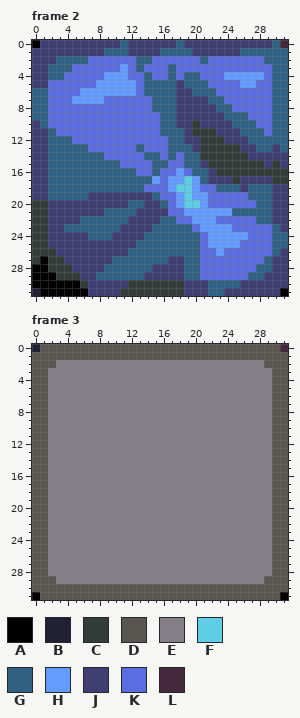
File history of a pixel-art file, sprites/tile.aseprite. The picture above is the old version.
32x32 pixels, 3 frames. Shown: frame 2, frame 3.
Palette (. is transparent): A #000000  B #222034  C #323c39  D #595652  E #847e87  F #5fcde4  G #306082  H #639bff  J #3f3f74  K #5b6ee1  L #45283c
Pixels before, frame 2, first column x 0:
 0 AJJJJJJJJJJGJJJJJJGJJJJJJJJJJJGL
 1 JJJJJJJJJGGGJJJJGGGGJJJJJJGGGGGG
 2 JJJGGGGKKKKKKGGKKKKKKGKKKKKKKGGG
 3 JJGGGKKKKKKHKGKKKGKKKKKKKKKKKKGG
 4 JJGGKKKKKHHHKKGKKGKGGKKKHHHHHKGG
 5 JJKKKKKKHHHHHKGGGGJGGGKKKKHHKKGG
 6 GGKKKKHHHHHHHKGGGGJJGGGKKKKKKKGG
 7 GGKKKHHHHKKKKKKGGGJJJJGGKKKKKKGG
 8 GGKKKKKKKKKKKKKGGGJJJJJGGKKKKKGG
 9 GGKKKKKKKKKKKKKKGGJJJJJJGGGKKKGG
10 JGKKKKKKKKKKKKKKGGJJCJJJJGGGKKGG
11 JJGKKKKKKKKKKKKKGGGJCCCJJJGGGKGG
12 JJGGGKKKKKKKKKKKKGGJJCCCJJJGGGGG
13 JJGGGGGKKKKKKGKKKGGGJCCCCCJJGGJG
14 JJGGGGGGGKKKKKGGKGKGGCCCCCCJJJJJ
15 JJGGGGGGGGGKKKKGGKKGGJCCCCCCCJCJ
16 JJGGGGGGGGGGGKKGKKHKGGJCCCCCCCCC
17 JJGGGGGGGGGGGGGHKHHFHGJJJCJJJJCC
18 JJGGGGGGGGGGGGKKKHFFHKKGGGJGGGJJ
19 JJGGGGGJJJJJJJJGKKHFHHKKKKKGGGJJ
20 CCJJJJJJJJJJGGJJGKHFFHKKKKKKGGJJ
21 CCJJJJJJJGGGGJJJJKKHHHHHHGGGGGJJ
22 CCJJJJGGGGGGJJJJGGKKHHHKKKKKGGJJ
23 CCJJGGGGGGGJJJJGGGGGKHHHHKKKKKGJ
24 CCJJJJJGGGJJJJGGGGGGGKHHHHHKKKGG
25 CCJJJJJJJJJJJGGGGGGGGKHHHHKKKKGG
26 CCCJJJJJJJJJGGGGGGGGGKKHKKKKKKGJ
27 CACCJJJJJJGGGGGGGJJGGKKKKKKKKGJJ
28 AACCCJJJJGGGGGGJJJJGGKKKKKKKGGJJ
29 AAACCCJJGGGGGGJJJJJGGKKKKKKGGJJJ
30 AAAAAACJJJJJCCCCCCCJJJGGGGJJJJJJ
31 BAAAAAAJJJJCCCCCCCCJJJGGJJJJJJJA
Pixels before, frame 3, first column x 0:
 0 BDDDDDDDDDDDDDDDDDDDDDDDDDDDDDDL
 1 DDDDDDDDDDDDDDDDDDDDDDDDDDDDDDDD
 2 DDDEEEEEEEEEEEEEEEEEEEEEEEEEEDDD
 3 DDEEEEEEEEEEEEEEEEEEEEEEEEEEEEDD
 4 DDEEEEEEEEEEEEEEEEEEEEEEEEEEEEDD
 5 DDEEEEEEEEEEEEEEEEEEEEEEEEEEEEDD
 6 DDEEEEEEEEEEEEEEEEEEEEEEEEEEEEDD
 7 DDEEEEEEEEEEEEEEEEEEEEEEEEEEEEDD
 8 DDEEEEEEEEEEEEEEEEEEEEEEEEEEEEDD
 9 DDEEEEEEEEEEEEEEEEEEEEEEEEEEEEDD
10 DDEEEEEEEEEEEEEEEEEEEEEEEEEEEEDD
11 DDEEEEEEEEEEEEEEEEEEEEEEEEEEEEDD
12 DDEEEEEEEEEEEEEEEEEEEEEEEEEEEEDD
13 DDEEEEEEEEEEEEEEEEEEEEEEEEEEEEDD
14 DDEEEEEEEEEEEEEEEEEEEEEEEEEEEEDD
15 DDEEEEEEEEEEEEEEEEEEEEEEEEEEEEDD
16 DDEEEEEEEEEEEEEEEEEEEEEEEEEEEEDD
17 DDEEEEEEEEEEEEEEEEEEEEEEEEEEEEDD
18 DDEEEEEEEEEEEEEEEEEEEEEEEEEEEEDD
19 DDEEEEEEEEEEEEEEEEEEEEEEEEEEEEDD
20 DDEEEEEEEEEEEEEEEEEEEEEEEEEEEEDD
21 DDEEEEEEEEEEEEEEEEEEEEEEEEEEEEDD
22 DDEEEEEEEEEEEEEEEEEEEEEEEEEEEEDD
23 DDEEEEEEEEEEEEEEEEEEEEEEEEEEEEDD
24 DDEEEEEEEEEEEEEEEEEEEEEEEEEEEEDD
25 DDEEEEEEEEEEEEEEEEEEEEEEEEEEEEDD
26 DDEEEEEEEEEEEEEEEEEEEEEEEEEEEEDD
27 DDEEEEEEEEEEEEEEEEEEEEEEEEEEEEDD
28 DDEEEEEEEEEEEEEEEEEEEEEEEEEEEEDD
29 DDDEEEEEEEEEEEEEEEEEEEEEEEEEEDDD
30 DDDDDDDDDDDDDDDDDDDDDDDDDDDDDDDD
31 ADDDDDDDDDDDDDDDDDDDDDDDDDDDDDDA
Once edited:
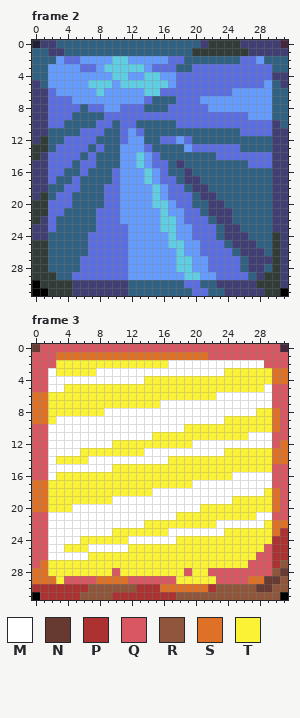
Colours new in this view: M #ffffff  N #663931  P #ac3232  Q #d95763  R #8f563b  S #df7126  T #fbf236
The author wrote: gold block
Change:
Changed rows in their new state; - is an unchanged pixel.
Frame 2:
first column x 0:
 0 B--GGGGGGGG-GGGGGG-GG-CCCC----J-
 1 GG--GGGGG---GGGG----CCCCCCCJJJJJ
 2 GGGHKKHHHHFFHHHHH--GG-GGGG--H---
 3 GGHHHH--HFFFFFH--KGG------------
 4 GGHHHHHHH-FFHHFFHH-KK---KKKKK-JJ
 5 -GHHHHHFFF-FFFFFFHKKKK----KK-H-J
 6 JJ-HHH--F----HFFKKKKKKK--HHHHH--
 7 JJ-------HHHHH----KKKHHHHHHHHH--
 8 JJ----G--HH---G--KKKKKHHHHHHHH--
 9 JJ---GGGG-------KKKKKKKKKKKHHH--
10 -J--GGGG--G--GGG--KKKKKKKKKK--J-
11 ---GGG---GG-H-GG---GGGGGGGKKK-JJ
12 -C--K---GGG-HHGG-KHKGGGGGGG---JJ
13 CC-KKKKG-GGHHH-GG--HKKKKKKGG---J
14 C-KKKK-K-GGHHFHKG-G--GGKKKKKKK--
15 --KKK-KK---HHFHKKGJ--GGGGGGKKKJ-
16 --KK--K---KHHHFH-GGJ--GGGGGGGGJJ
17 --K--K----KHHHF--KGJJ-GGGGGGGGJJ
18 ----KK---KKHHHHFHKKGJJG---G-----
19 -C-KK--GGKKHHHHFH-KKGJJGGGG-----
20 --KKKGGGGKKHHHHFFHKKGGJJGGGG----
21 --KKGGGGKKKHHHHHFHHKKGJJJ-------
22 -JKGGG--KKKHHHHHFFH-KKGJJGGG----
23 JJKG----KKKKHHHHFFHH-KKGJJGGGGJ-
24 JJGGGGGKKKKKHHHHHFHHK-KGJJJGGGCJ
25 --GGGGGKKKKKHHHHHFFHH-KKGJJJGGCJ
26 --GGGGGKKKKKHHHHHHFHH--K-GJJJGC-
27 -CGGGGKKKKKKHHHHHHFFHH----GJJJC-
28 CCGGGGKKKKKKHHHHHHFFHH----GJJ-C-
29 CCCGGKKKKKKKHHHHHHHFFHH-----JCC-
30 -CCCCJJ-----GGGGGGGKKG-JJJ--CCC-
31 A-CCCJJ----JGGGGGGGGKK-------CC-
Frame 3:
first column x 0:
 0 NQQQQQQQQQQQQQQQQQQQQQQQQQQQQQQ-
 1 QQQSSSSSSSSSSSSSSSSSSSQQQQQQQQQQ
 2 QQQTTTTTTTTTTTTTTMMMMMMMMMMMMQQQ
 3 QQMTTTTTMMMMMMMMMMMMMMMMTTTTTTSS
 4 QQMMMMMMMMMMMMTTTTTTTTTTTTTTTTSS
 5 QQMMTTTTTTTTTTTTTTTTTTTTTTTTTMQQ
 6 SSTTTTTTTTTTTTTTTTTTTTTMMMMMMMQQ
 7 SSTTTTTTTTTTTTTTMMMMMMMMMMMMMMQQ
 8 SSTTTTTTTMMMMMMMMMMMMMMMMMMMTTSQ
 9 SSTMMMMMMMMMMMMMMMMMMMMMTTTTTTSQ
10 QQMMMMMMMMMMMMMMMMMTTTTTTTTTTTSQ
11 QQMMMMMMMMMMMMMTTTTTTTTTTTTMMMQQ
12 QQMMMMMMMMTTTTTTTTTTMMMMMMMMMMQS
13 QQMMMMTTTTTTTTMMMMMMMMMMTTTTTTSS
14 QQMTTTTMMMMMMMMMMTTTTTTTTTTTTTSS
15 QQMMMMMMMMTTTTTTTTTTTTTTTTTTTTQQ
16 QQMTTTTTTTTTTTTTTTTTTTTTTMMMMMQQ
17 SSTTTTTTTTTTTTTTTTTTMMMMMMMMMMQQ
18 SSTTTTTTTTTTTTTMMMMMMMMMMMMMMTSQ
19 SSTTTTTTTTMMMMMMMMMMMMMMMTTTTTSQ
20 SSTTTMMMMMMMMMMMMMMMMTTTTTTTTTSQ
21 QQMMMMMMMMMMMMMMMMTTTTTTTTTTMMQQ
22 QQMMMMMMMMMMMMTTTTTTTTTMMMMMMTSS
23 QQMMMMMMMMTTTTTTTMMMMMMMTTTTTTSP
24 QQMMMMTTTTTTMMMMMMTTTTTTTTTTTTPP
25 QQMMTTTMMMMMTTTTTTTTTTTTTTTTTQPP
26 QQMMMMMTTTTTTTTTTTTTTTTTTTTTQQPP
27 QSTTTTTTTTTTTTTTTTTTTTTTTTTQQQPR
28 SSTTTTTTTTQTTTTTTTTQTTQQQQQQQQRN
29 SSSTQQQQSSSSQQQQQQTTTTTQQQQSSNNR
30 PPPPPPPRRRRRRPPPSSSSSSPRRRRRNNRR
31 -PPPPPRRRRPPPPPPPPRRRRRRRRRRRRR-
Where, in picture pixels (left, top, right, bottom), the same in both pictures:
changed: (32, 40, 288, 296)
changed: (32, 344, 288, 600)
